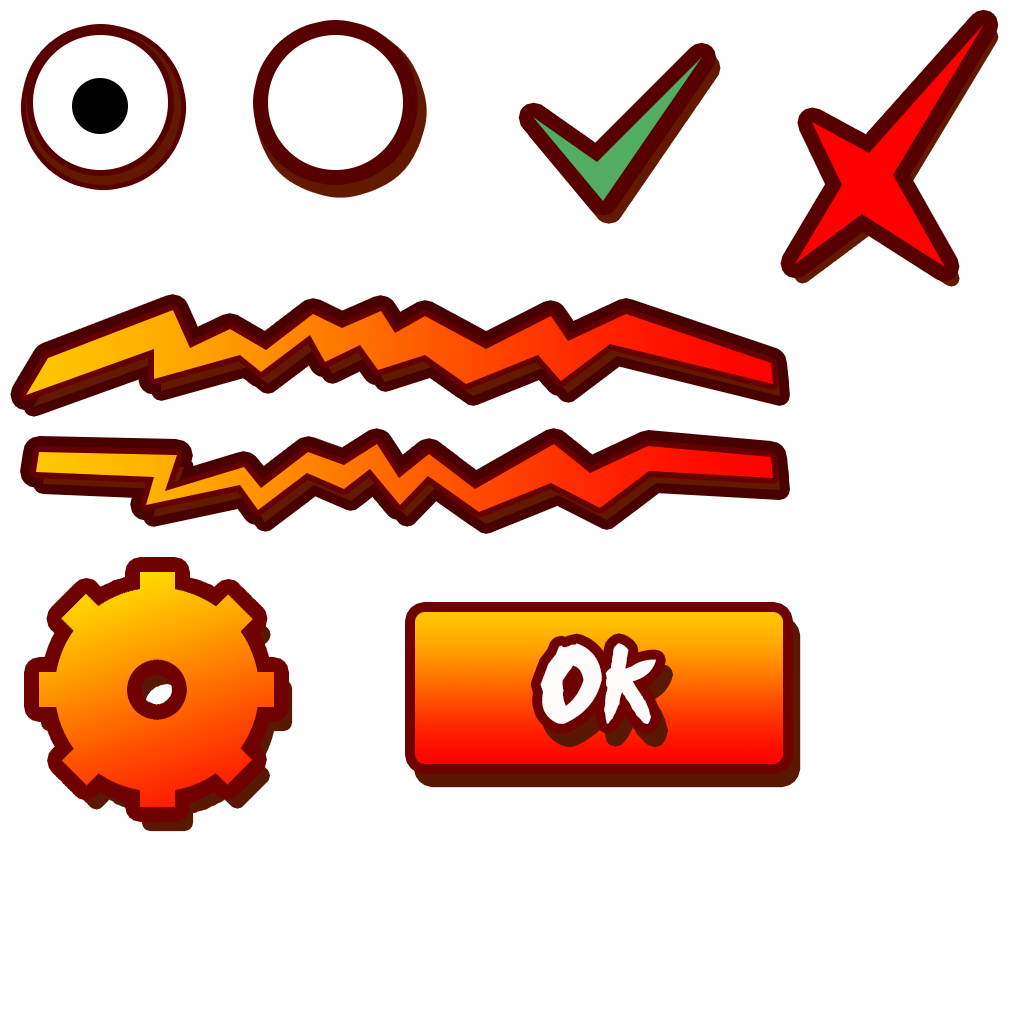
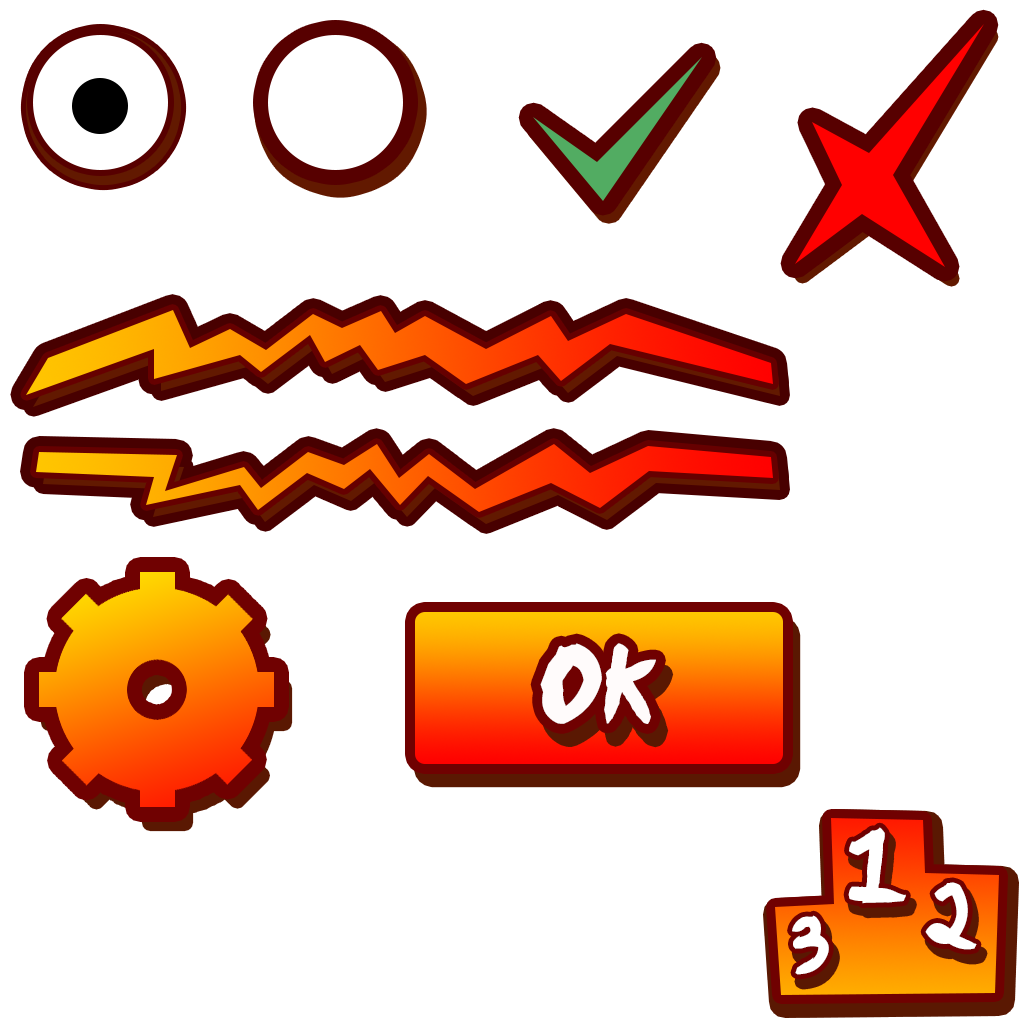
Revision of a layered (1024, 1024) image; what changed, layer by layer:
added group "Группа 3" with 4 layers above "OK" over [775, 818, 999, 995]
added layer "3" in group "Группа 3" over [792, 915, 829, 975]
added layer "2" in group "Группа 3" over [925, 882, 977, 950]
added layer "1" in group "Группа 3" over [848, 827, 906, 904]
added layer "Фигура 4" in group "Группа 3" over [775, 818, 999, 995]
